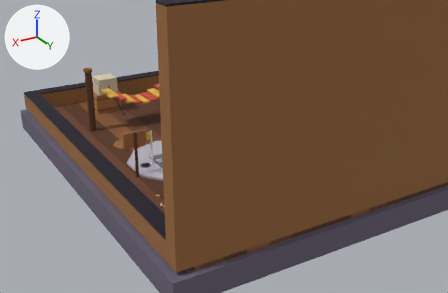
Before and after pictures for a commit that changed the glTF model public/models/workshop.glb.
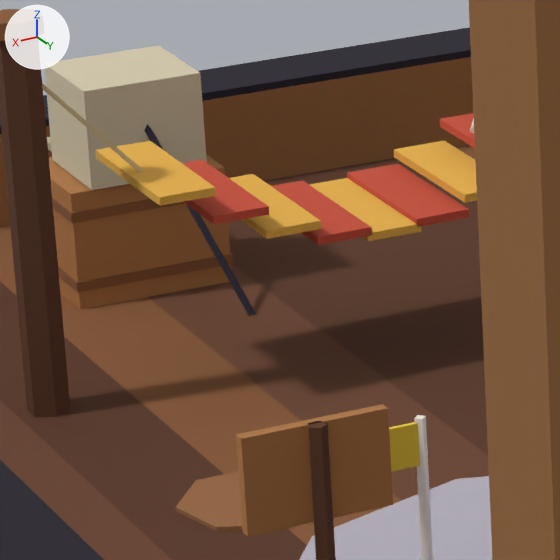
There are two pictures of each version: one from a camera (50 mm lens) standing at (11.71, 14.34, 6.84) and looking at (2.78, -0.54, -0.6), one close up on the part from 19% to 39% of the width and 23% to 52% of the height. Every picture has the same lights, and +X, +Y and +Z are marked at upper left. The first two pictures are the older version. Where no turn or scale is listed for an object, it has been applied to the vertices.

The scene before the commit, as lines of its bpy script (objects in view):
```python
ob_hammock = bpy.data.objects.new('hammock', me_hammock)
ob_hammock.parent = ob_project_lazyhttp
ob_hammock.location = (0.0, 0.0, 1.6)
ob_launch_pad = bpy.data.objects.new('launch_pad', me_launch_pad)
ob_launch_pad.location = (5.0, 0.8, 0.0)
ob_lazy_corner = bpy.data.objects.new('lazy_corner', me_lazy_corner)
ob_lazy_corner.location = (4.6, -2.4, 0.0)
# also in view: 'room' at (0.0, 0.0, 2.17)
```
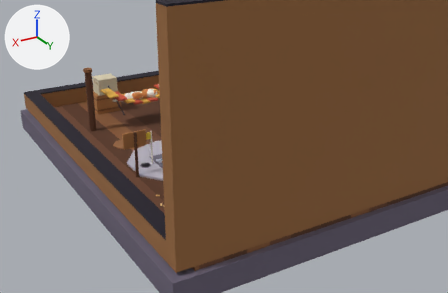
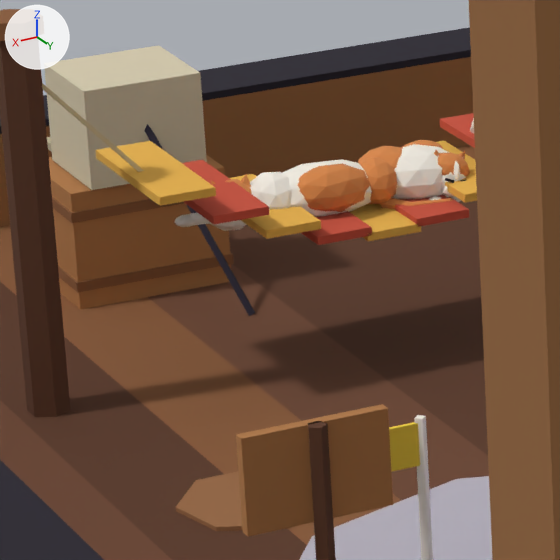
Patch to the scene script:
```diff
--- a/public/models/workshop.glb.py
+++ b/public/models/workshop.glb.py
@@ me_george_ear_r @@
+me_george_ear_r.from_pydata([(-0.0303, 0.03, -0.0046), (0.0277, 0.03, 0.0133), (0.0303, -0.03, 0.0046), (-0.0277, -0.03, -0.0133), (-0.0213, -0.0109, 0.0689), (-0.021, -0.0063, -0.0075), (0.002, -0.0445, -0.0064), (0.0216, -0.0064, 0.0057), (-0.0142, -0.0268, 0.0459)], [], [(0, 4, 1), (1, 4, 2), (0, 1, 2), (0, 2, 3), (2, 4, 3), (3, 4, 0), (6, 8, 5), (5, 8, 7), (5, 7, 6), (7, 8, 6)])
+for i in [*range(6, 10)]: me_george_ear_r.polygons[i].material_index = 1
+me_george_ear_r.materials.append(mat_c_d9884a)  # orange #d9884a
+me_george_ear_r.materials.append(mat_c_eab3a8)  # pink #eab3a8
@@ ob_george_paw @@
+ob_george_paw = bpy.data.objects.new('george_paw', me_george_paw)  # 78 vertices, 140 faces; spans x -0.009..0.387, y -0.13..0.035, z -0.048..0.036; in mat_c_f5efe4 (white #f5efe4), mat_c_d9884a (orange #d9884a)
+ob_george_paw.location = (5.065, -2.497, 0.747)
@@ ob_george_ear_r @@
+ob_george_ear_r = bpy.data.objects.new('george_ear_r', me_george_ear_r)
+ob_george_ear_r.location = (5.163, -2.427, 0.887)
@@ ob_george_head @@
+ob_george_head = bpy.data.objects.new('george_head', me_george_head)  # 168 vertices, 296 faces; spans x -0.047..0.187, y -0.176..0.086, z -0.119..0.132; in mat_c_d9884a (orange #d9884a), mat_c_f5efe4 (white #f5efe4), mat_c_e39a9a (pink #e39a9a), mat_c_1d1a24 (black #1d1a24)
+ob_george_head.location = (5.159, -2.411, 0.809)
@@ ob_george_body @@
+ob_george_body = bpy.data.objects.new('george_body', me_george_body)  # 216 vertices, 400 faces; spans x -0.369..0.36, y -0.291..0.195, z -0.163..0.273; in mat_c_f5efe4 (white #f5efe4), mat_c_d9884a (orange #d9884a)
+ob_george_body.location = (4.8, -2.38, 0.7)
@@ ob_charlie_tail_tip @@
+ob_charlie_tail_tip = bpy.data.objects.new('charlie_tail_tip', me_charlie_tail_tip)  # 36 vertices, 60 faces; spans x -0.208..0.004, y -0.027..0.052, z -0.026..0.026; in mat_c_d9884a (orange #d9884a), mat_c_b86a35 (orange #b86a35)
+ob_charlie_tail_tip.location = (4.417, -2.201, 0.731)
@@ ob_charlie_tail @@
+ob_charlie_tail = bpy.data.objects.new('charlie_tail', me_charlie_tail)  # 24 vertices, 40 faces; spans x -0.118..0.024, y -0.019..0.14, z -0.035..0.029; in mat_c_d9884a (orange #d9884a)
+ob_charlie_tail.location = (4.511, -2.318, 0.739)
@@ ob_charlie_head @@
+ob_charlie_head = bpy.data.objects.new('charlie_head', me_charlie_head)  # 132 vertices, 236 faces; spans x -0.132..0.076, y -0.055..0.191, z -0.102..0.107; in mat_c_d9884a (orange #d9884a), mat_c_f5efe4 (white #f5efe4), mat_c_e39a9a (pink #e39a9a), mat_c_1d1a24 (black #1d1a24)
+ob_charlie_head.location = (4.206, -2.349, 0.825)
@@ ob_charlie_body @@
+ob_charlie_body = bpy.data.objects.new('charlie_body', me_charlie_body)  # 150 vertices, 280 faces; spans x -0.214..0.273, y -0.218..0.189, z -0.01..0.265; in mat_c_f5efe4 (white #f5efe4), mat_c_d9884a (orange #d9884a)
+ob_charlie_body.location = (4.3, -2.38, 0.7)
```

Location of each change, (x1, y1, x2, y2) in pixels of the close-ups (560 x 560 px):
'george_body', added: after (250, 157, 397, 217)
    faces in mat_c_d9884a (orange #d9884a): (298, 157, 397, 212)
    faces in mat_c_f5efe4 (white #f5efe4): (250, 159, 372, 217)
'charlie_body', added: after (358, 140, 461, 202)
    faces in mat_c_f5efe4 (white #f5efe4): (392, 144, 461, 202)
    faces in mat_c_d9884a (orange #d9884a): (358, 140, 443, 169)
'charlie_head', added: after (438, 152, 470, 197)
    faces in mat_c_d9884a (orange #d9884a): (438, 152, 470, 177)
    faces in mat_c_f5efe4 (white #f5efe4): (441, 161, 466, 197)
'george_head', added: after (205, 179, 252, 231)
    faces in mat_c_f5efe4 (white #f5efe4): (205, 218, 247, 231)
'george_paw', added: after (174, 213, 209, 227)
'charlie_tail', added: after (381, 198, 413, 209)
'charlie_tail_tip', added: after (412, 198, 453, 206)
    faces in mat_c_d9884a (orange #d9884a): (412, 198, 452, 206)
'george_ear_r', added (mostly hidden): after (241, 174, 251, 187)
